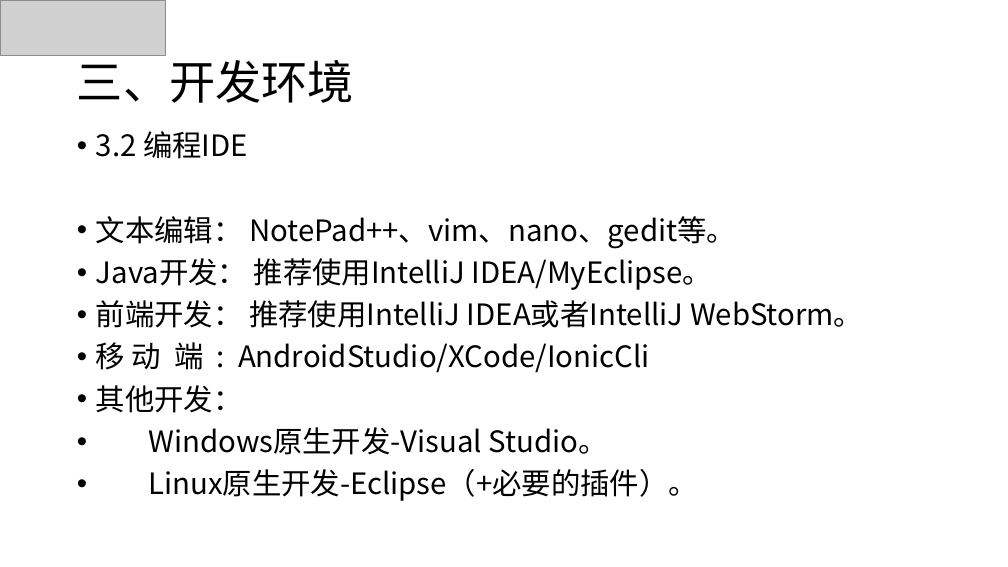
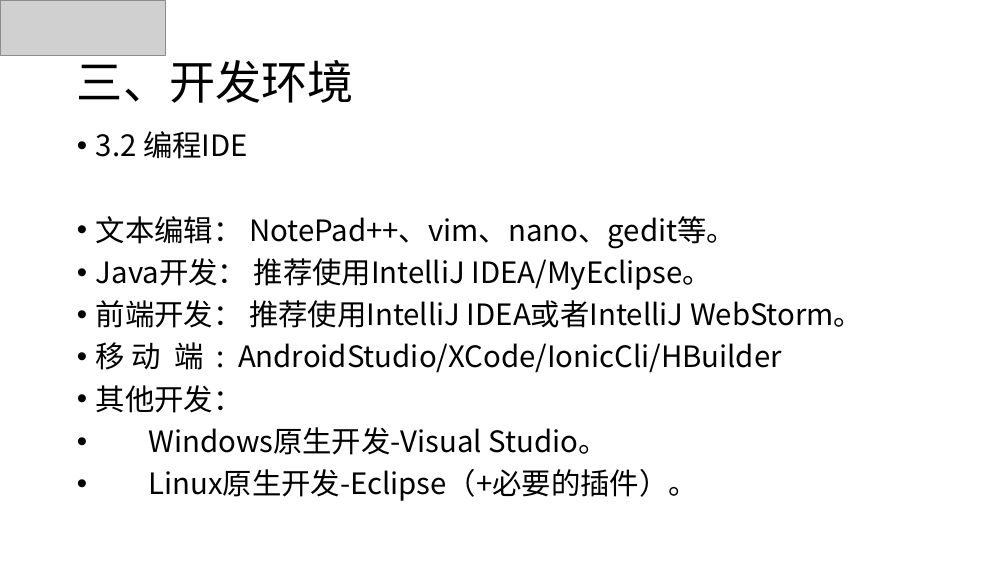
Before and after one commit to guishijin/alphastarTeam, a slide deck: slide 9 of 部门建设.pptx. Drawn at 1008x567 pixels with LibreOffice and Linux fonts; fonts in the diff are those of the drawing; grey boxes stand for pictures; background and template pictures are left out. Boxes give left, top, right and bottom in pixels: in the first picture for what was removed or moved away, otherwise in the second. Text is boxed around its words. In the diff, an @@ line names an element or a change of style, - is before the commit and + after.

Commit message:
移动端增加HBuilder的构建方式

```diff
--- a/部门建设.pptx
+++ b/部门建设.pptx
@@ text at box(96, 342, 782, 373): text changed @@
-• 移 动 端 : AndroidStudio/XCode/IonicCli
+• 移 动 端 : AndroidStudio/XCode/IonicCli/HBuilder
```
